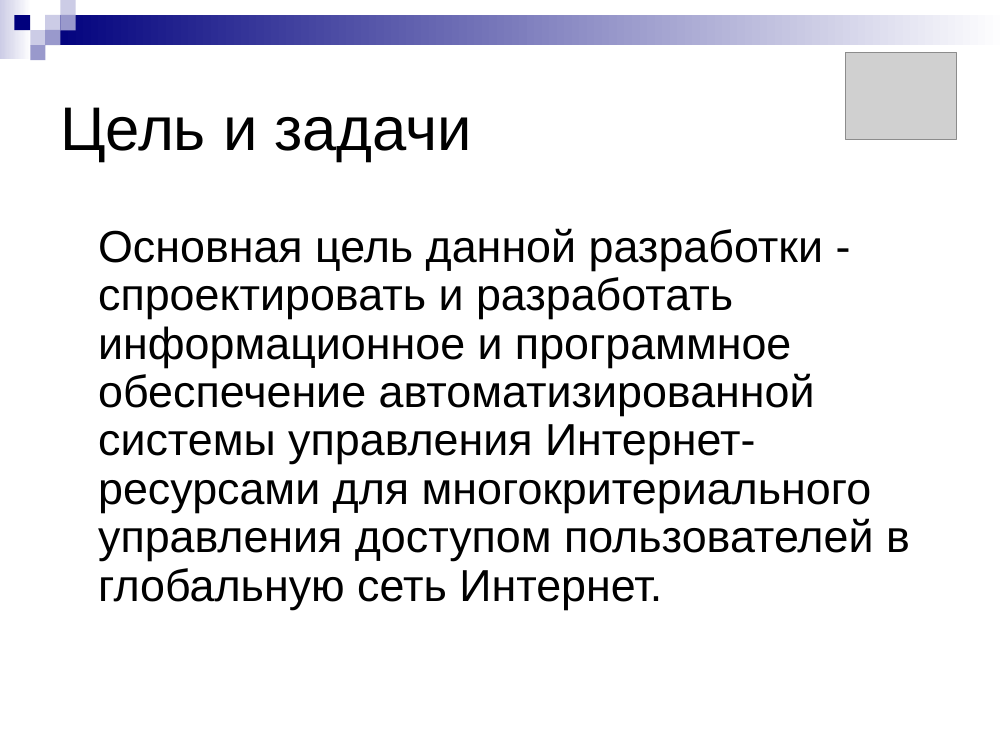
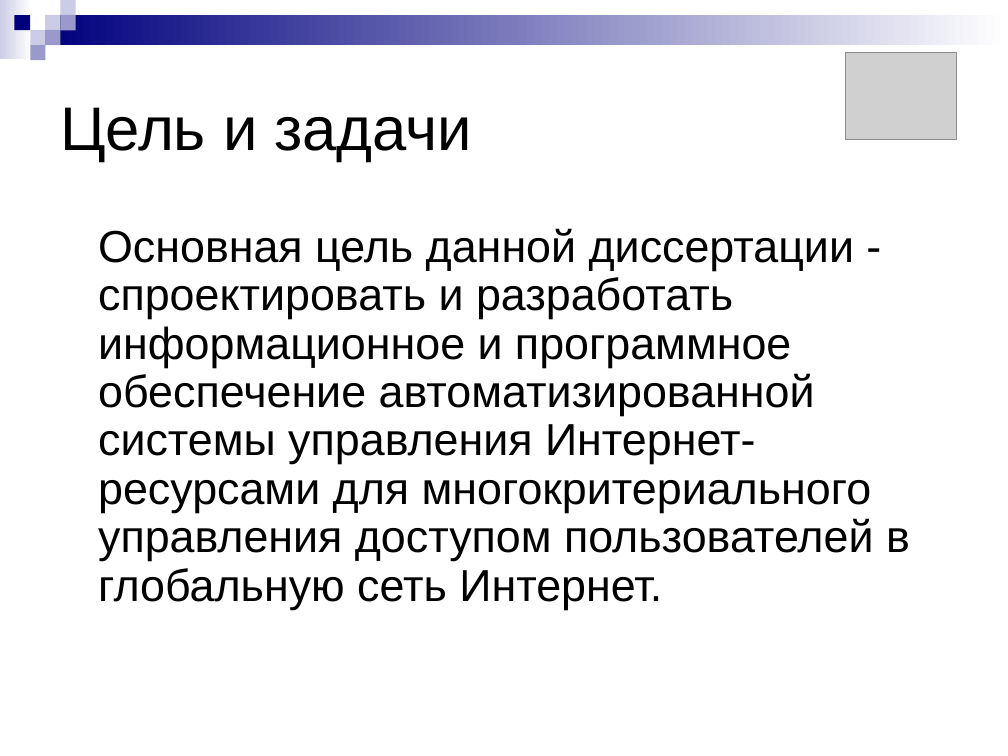
Before and after one commit to aricent123/cadbis, a slide deck: slide 2 of CADBiS_docs/DRypa/presentation.ppt. Drawn at 1008x756 pixels with LibreOffice and Linux fonts; fonts in the diff are those of the drawing; grey boxes stand for pictures. Boxes give left, top, right and bottom in pixels: in the first picture for what was removed or moved away, otherwise in the second. Text is boxed around its words. In the diff, an @@ line names an element or a change of style, - is before the commit and + after.

```diff
--- a/CADBiS_docs/DRypa/presentation.ppt
+++ b/CADBiS_docs/DRypa/presentation.ppt
@@ text at (x1=98, y1=228, x2=910, y2=610): text changed @@
-Основная цель данной разработки - спроектировать и разработать информационное и программное обеспечение автоматизированной системы управления Интернет-ресурсами для многокритериального управления доступом пользователей в глобальную сеть Интернет.
+Основная цель данной диссертации - спроектировать и разработать информационное и программное обеспечение автоматизированной системы управления Интернет-ресурсами для многокритериального управления доступом пользователей в глобальную сеть Интернет.
```
Also in this commit, not shown: 1 other slide changed, 1 slide added, 3 other files.
